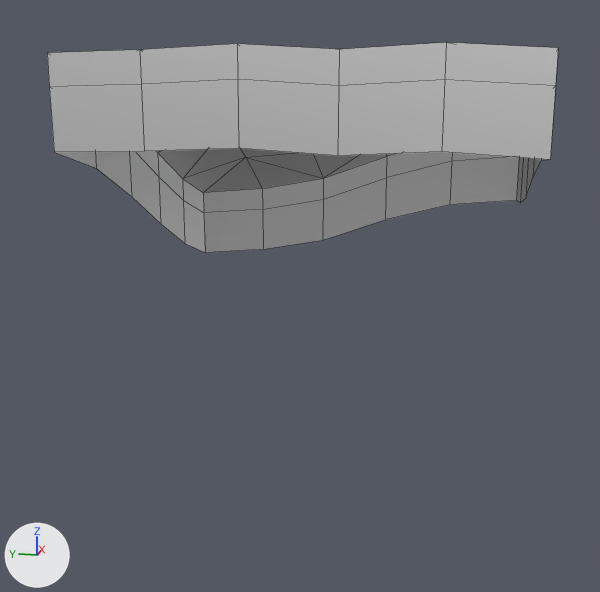
Before and after pictures for a commit that changed the FBX model ZombieSurvival/Assets/polyperfect/Low Poly Ultimate Pack/T/- Meshes_T/Terrains_T/Worlds_T/SteepSlope3.fbx.
Before and after are seen from a 50 mm lens placed at (-63.9, -10.5, 9.7), pointed at (0.2, 2.3, -6.3). Arrows for +X, +Y and +Z are at lower left; the lights stay in place. Mesh edges are drawn as thin lines. Where no turn or scale is listed for an object, it has been applied to the vertices.

Script lines for the objects in view, before the commit:
```python
me_terrain_world_slope3_003 = bpy.data.meshes.new('terrain-world-slope3.003')
me_terrain_world_slope3_003.from_pydata(...)  # 76 vertices, 90 faces; spans x -15.0..15.0, y -15.0..15.0, z -12.0..6.4
me_terrain_world_slope3_003.materials.append(mat_lowpoly_colors_006)  # white #e7e7e7
# before: 56 (-15.0, -15.0, 0.0) at pixel (550, 159), 57 (-15.0, -9.0, 0.4) at pixel (441, 151), 58 (-15.0, -3.0, 0.0) at pixel (337, 155), 59 (-15.0, 3.0, 0.4) at pixel (238, 148), 60 (-15.0, 9.0, 0.1) at pixel (144, 151)
# before: 61 (9.0, -15.0, -5.4) at pixel (520, 202), 62 (3.0, -15.0, -4.3) at pixel (525, 198), 63 (-3.0, -15.0, -2.2) at pixel (532, 177), 64 (-9.0, -15.0, -0.6) at pixel (541, 161), 65 (15.0, -15.0, -6.0) at pixel (516, 200)
# before: 66 (15.0, -9.0, -6.6) at pixel (449, 204), 67 (15.0, 9.0, -11.4) at pixel (263, 249), 68 (-15.0, 15.0, 0.0) at pixel (54, 152), 69 (-9.0, 15.0, -1.5) at pixel (96, 168), 70 (-3.0, 15.0, -4.2) at pixel (131, 196)
# before: 71 (3.0, 15.0, -7.3) at pixel (160, 223), 72 (9.0, 15.0, -10.0) at pixel (184, 243), 73 (15.0, 3.0, -10.3) at pixel (322, 240), 74 (15.0, -3.0, -8.2) at pixel (385, 219), 75 (15.0, 15.0, -12.0) at pixel (205, 252)
ob_steepslope3 = bpy.data.objects.new('SteepSlope3', me_terrain_world_slope3_003)
ob_steepslope3.location = (0.0, 0.0, 6.0)
```
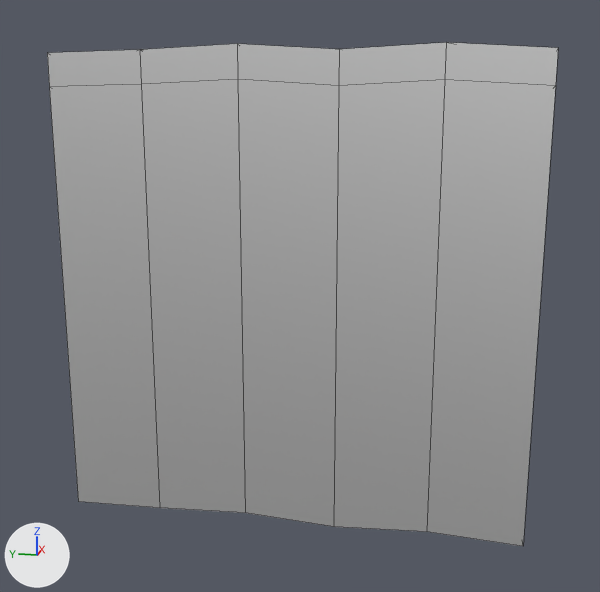
Diff of the bpy script that builds the scene:
```diff
--- a/ZombieSurvival/Assets/polyperfect/Low Poly Ultimate Pack/T/- Meshes_T/Terrains_T/Worlds_T/SteepSlope3.fbx.py
+++ b/ZombieSurvival/Assets/polyperfect/Low Poly Ultimate Pack/T/- Meshes_T/Terrains_T/Worlds_T/SteepSlope3.fbx.py
@@ me_terrain_world_slope3_003 @@
 me_terrain_world_slope3_003.from_pydata(...)  # 76 vertices, 90 faces; spans x -15.0..15.0, y -15.0..15.0, z -12.0..6.4
 # used by ob_steepslope3; location = (0.0, 0.0, 6.0)
+# me_terrain_world_slope3_003 part 1
+for i in [*range(56, 76)]: me_terrain_world_slope3_003.vertices[i].co += Vector((0.0, 0.0, -24.0))
 me_terrain_world_slope3_003.materials.append(mat_lowpoly_colors_006)
```

Pixel boxes (x1, y1, x2, y2) of what changed, in the pictures (600 x 592 px; the box of a moved part takes in the faces that stretch with it):
'SteepSlope3', reshaped (138% taller): before (47, 42, 558, 253); after (47, 42, 558, 546)
part 1 of me_terrain_world_slope3_003, moved or reshaped: before (51, 92, 552, 253); after (51, 92, 552, 546)
